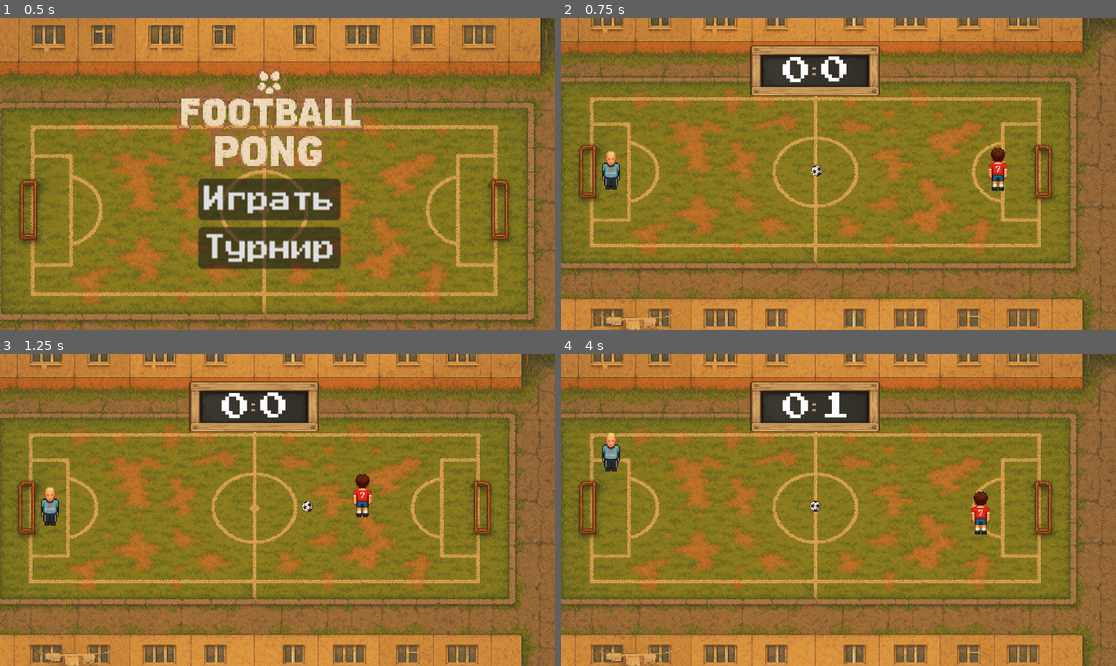
Above: before the commit, frames 1-4 (two rows, left to right).
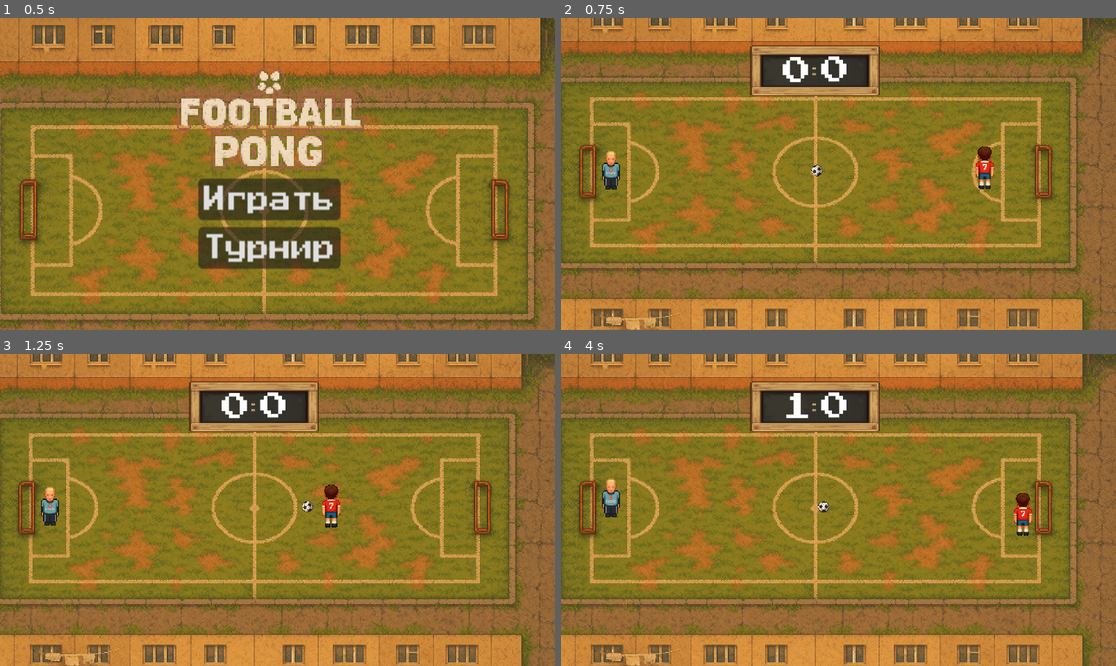
Above: after the commit, the same moments.

Repository: supervi5w4/footballpong
Game: Godot game, scene res://scenes/menu.tscn
The game is run twice, just before and just after one commit, with the same random seed, the same clock (stepped at 60 frames per second) and the same inputs.
Inputs:
- Up to frame 1 (0.5 s): no input
- Up to frame 2 (0.75 s): click "Играть" at 0.5 s
- Up to frame 3 (1.25 s): no input
- Up to frame 4 (4 s): hold Right (ui_right) 1.28-2.03 s; hold Down (ui_down) 2.03-2.78 s; hold Right (ui_right) 2.78-3.53 s; hold Up (ui_up) from 3.53 s (still down)

Frame 1 is identical in both runs. In frame 2, 0.7% of the frame differs, in the area x 74-81%, y 41-56%; in frame 3, 0.7%; in frame 4, 1.9%, in the area x 7-85%, y 12-59%.

Commit message:
Configure AI skill and style based on opponent

Diff:
--- a/scenes/tournament_game.gd
+++ b/scenes/tournament_game.gd
@@ -21,12 +21,30 @@
 
 	# --- Определяем, играет ли игрок дома (слева) ---
 	var idx: int = Score.current_match
+	var s: float = 0.8
 	if idx >= 0 and idx < Score.matches.size():
 		var m: Dictionary = Score.matches[idx]
 		var home: String = String(m["home"])
 		Score.player_is_home = (home == Score.player_team_name)
+
+		var player_is_home: bool = Score.player_is_home
+		var opponent_name: String = String(m["away"]) if player_is_home else String(m["home"])
+		var opponent: Dictionary = Score.get_team_dict(opponent_name)
+
+		s = float(opponent.get("strength", 0.8))
+		s = clamp(s, 0.6, 0.99)
 	else:
 		Score.player_is_home = true  # по умолчанию
+		s = clamp(s, 0.6, 0.99)
+
+	var ai = game_node.get_node("AiPaddle") as AiPaddle
+	ai.skill = s
+	if s > 0.9:
+		ai.behaviour_style = "aggressive"
+	elif s > 0.8:
+		ai.behaviour_style = "balanced"
+	else:
+		ai.behaviour_style = "defensive"
 
 	current_half = 0
 	_start_next_half()
